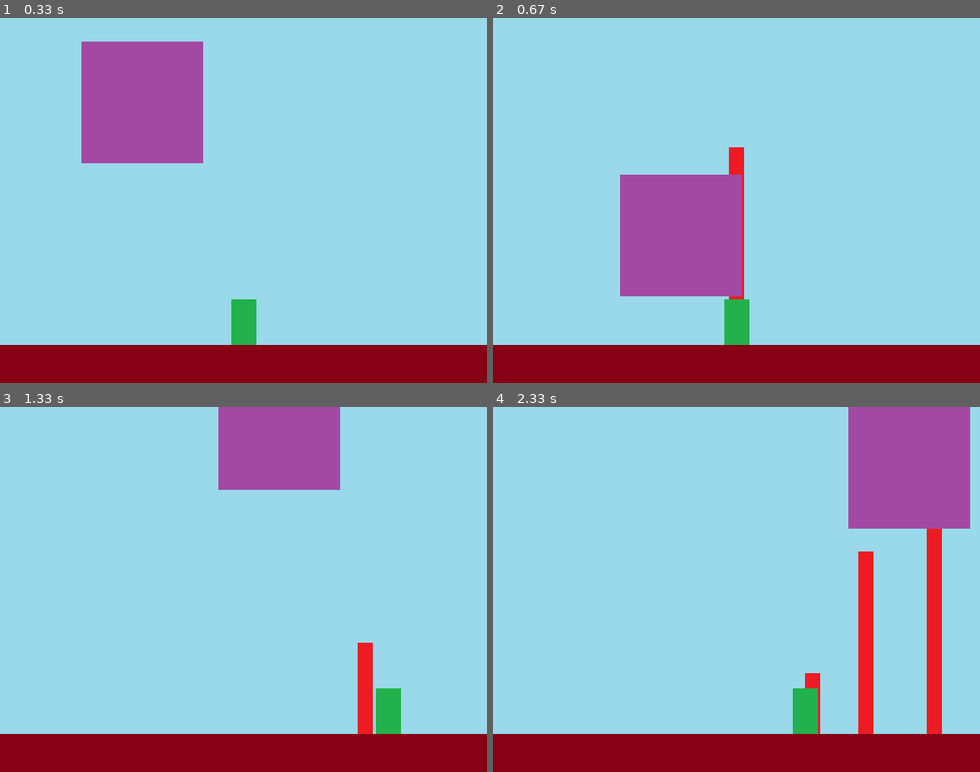
Above: before the commit, frames 1-4 (two rows, left to right).
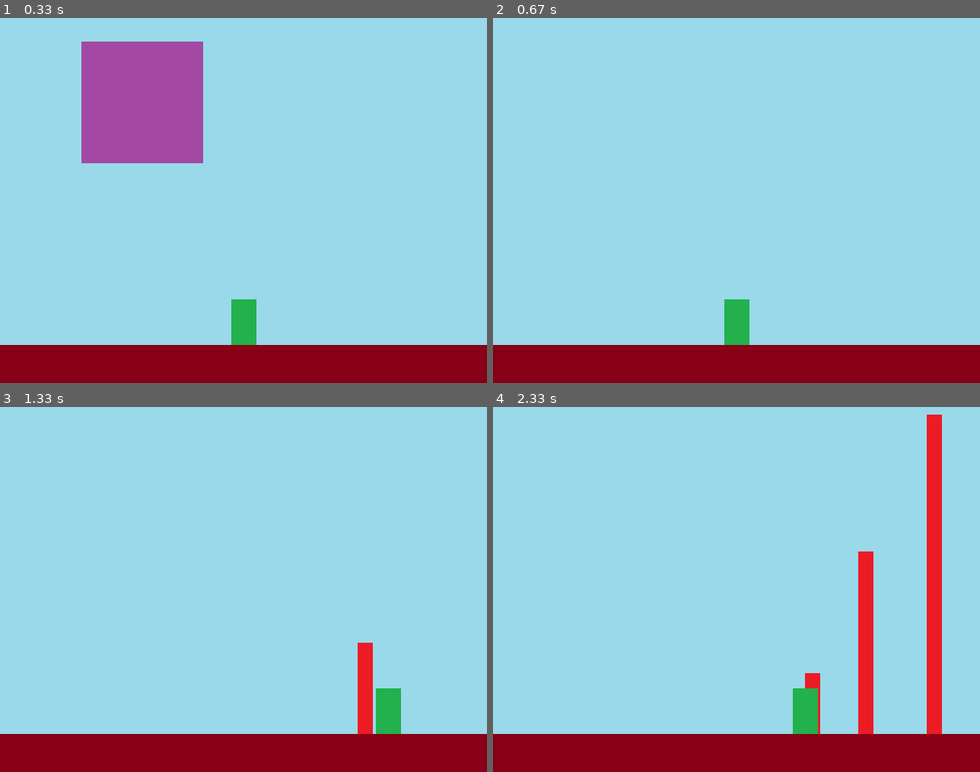
Above: after the commit, the same moments.

Repository: Niki62/pygame_pang
Game: pygame game, started from 05.final.py
The game is run twice, just before and just after one commit, with the same random seed, the same clock (stepped at 60 frames per second) and the same inputs.
Inputs:
- Up to frame 1 (0.33 s): no input
- Up to frame 2 (0.67 s): tap Space at 0.33 s
- Up to frame 3 (1.33 s): hold Right 0.67-1.13 s; hold Right from 1.17 s (still down); tap Space at 1.23 s
- Up to frame 4 (2.33 s): tap Space at 1.53, 1.73, 2.03, 2.3 s; release Right at 1.63 s; hold Left 1.67-2.2 s; hold Left from 2.23 s (still down)

Frame 1 is identical in both runs. In frame 2, 8.8% of the frame differs, in the area x 26-52%, y 35-78%; in frame 3, 5.7%; in frame 4, 8.3%.

Commit message:
6. 충돌 처리

Diff:
--- a/05.final.py
+++ b/05.final.py
@@ -62,6 +62,10 @@
     'init_spd_y' : ball_spd_y[0]
 }]
 
+#제가할 공과 무기 인덱스 초기화
+remove_ball_idx = -1
+remove_weapon_idx = -1
+
 #게임루프
 running = True
 while running:
@@ -110,6 +114,39 @@
         cur_ball['pos_x'] += cur_ball['to_x']
         cur_ball['pos_y'] += cur_ball['to_y']
 
+    character_rect = character_img.get_rect()
+    character_rect.top = character_y_pos
+    character_rect.left = character_x_pos
+
+    #충돌처리
+    for idx_ball, one_ball in enumerate(balls):
+        #공 영역 충돌
+        one_ball_rect = ball_img[one_ball['img_idx']].get_rect()
+        one_ball_rect.top = one_ball['pos_y']
+        one_ball_rect.left = one_ball['pos_x']
+
+
+        if one_ball_rect.colliderect(character_rect):
+            running = False
+            print("game over")
+
+        for idx_weapon, one_weapon in enumerate(weapons):
+            one_weapon_rect = weapon_img.get_rect()
+            one_weapon_rect.top = one_weapon[1]
+            one_weapon_rect.left = one_weapon[0]
+
+            if one_ball_rect.colliderect(one_weapon_rect):
+                remove_ball_idx = idx_ball
+                remove_weapon_idx = idx_weapon
+                break
+
+        if remove_weapon_idx > -1:
+            del weapons[remove_weapon_idx]
+            remove_weapon_idx = -1
+        if remove_ball_idx > -1:
+            del balls[remove_ball_idx]
+            remove_ball_idx = -1
+
     #화면 출력
     screen.blit(background_img, (0,0))
     for one in weapons:
